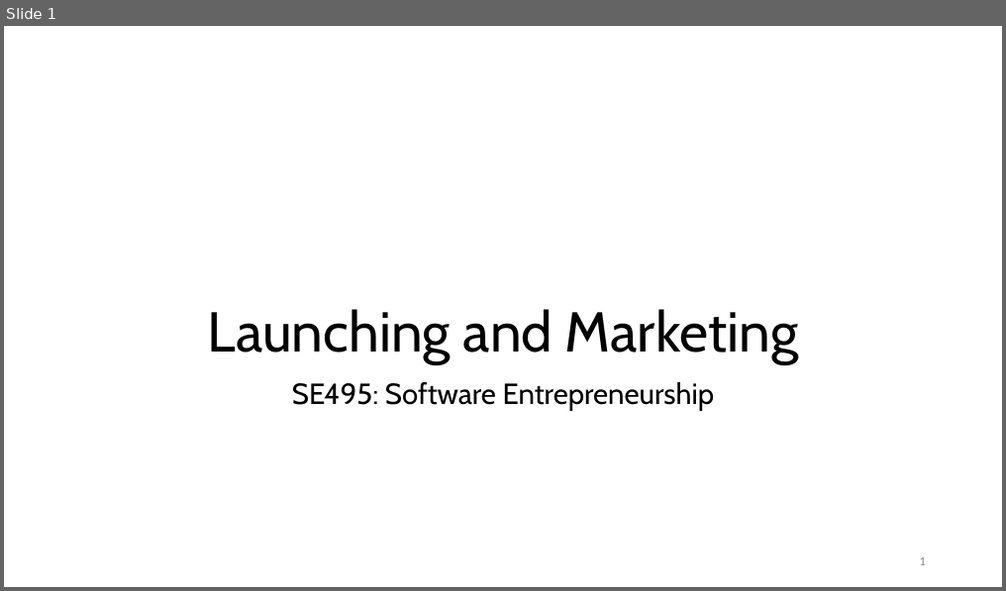
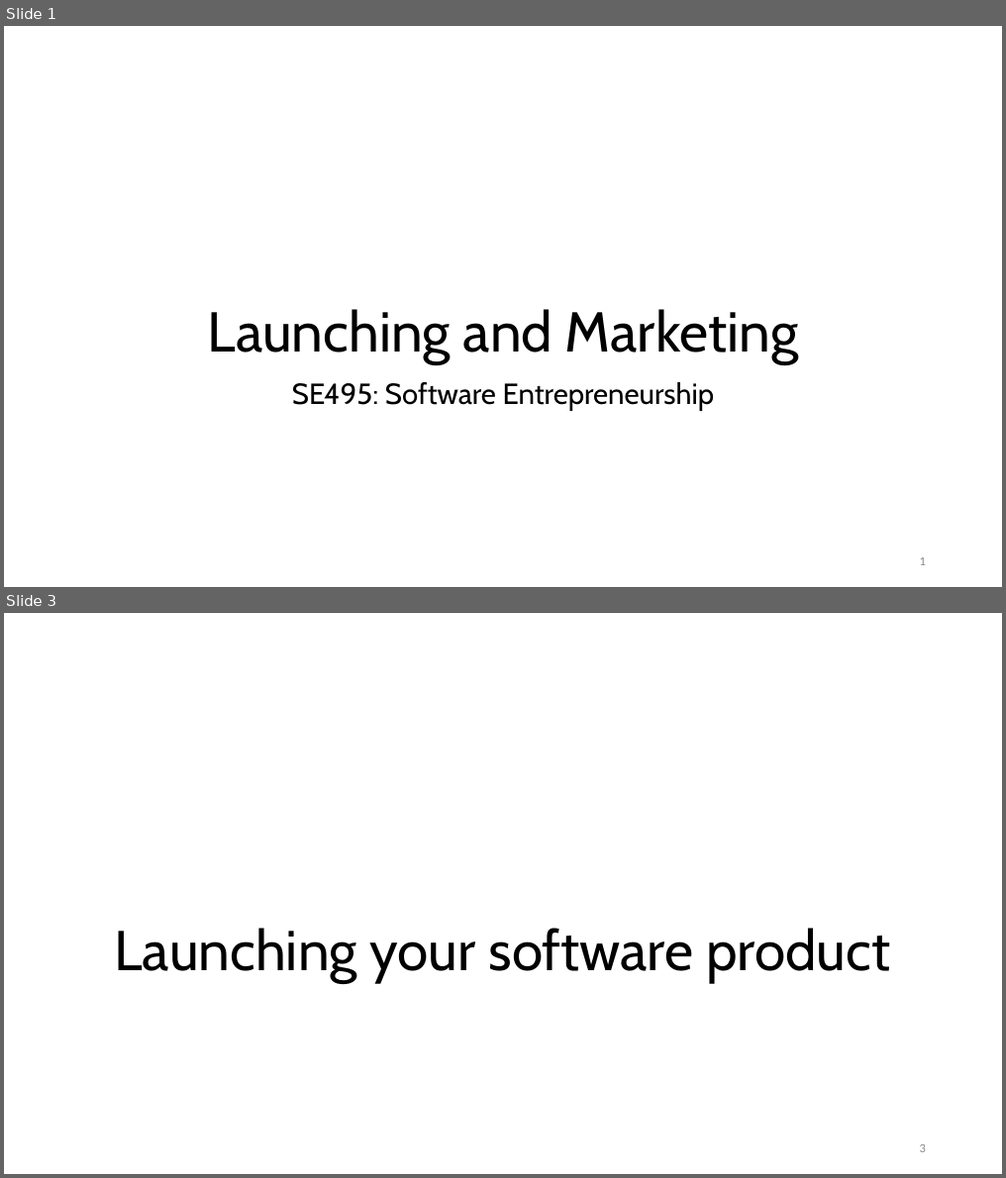
Before and after one commit to malenezi/malenezi, a slide deck: SE495/Lectures/6-Launching and Marketing/Launching and Marketing.pptx. Shown one above the other, each under a label of ours: slide 1 before the commit, slides 1 and 3 after it; the slides between them are not shown. The pictures are 1006x591 and 1006x1178 pixels, drawn with LibreOffice and Linux fonts; fonts in the diff are those of the drawing; background and template pictures are left out. Boxes give left, top, right and bottom in pixels: in the first picture for what was removed or moved away, otherwise in the second. Text is boxed around its words. In the diff, an @@ line names an element or a change of style, - is before the commit and + after.

```diff
--- a/SE495/Lectures/6-Launching and Marketing/Launching and Marketing.pptx
+++ b/SE495/Lectures/6-Launching and Marketing/Launching and Marketing.pptx
@@ slide 3 added at <box>4,613,1002,1174</box>, background #FFFFFF @@
@@ title added at <box>114,928,890,982</box>, 54 pt, text #000000 @@
+Launching your software product
@@ page number added at <box>920,1145,926,1153</box>, 12 pt, text #8C8C8C @@
+3
```
Also in this commit, not shown: 1 slide changed, 39 other slides added, 2 slides removed.
